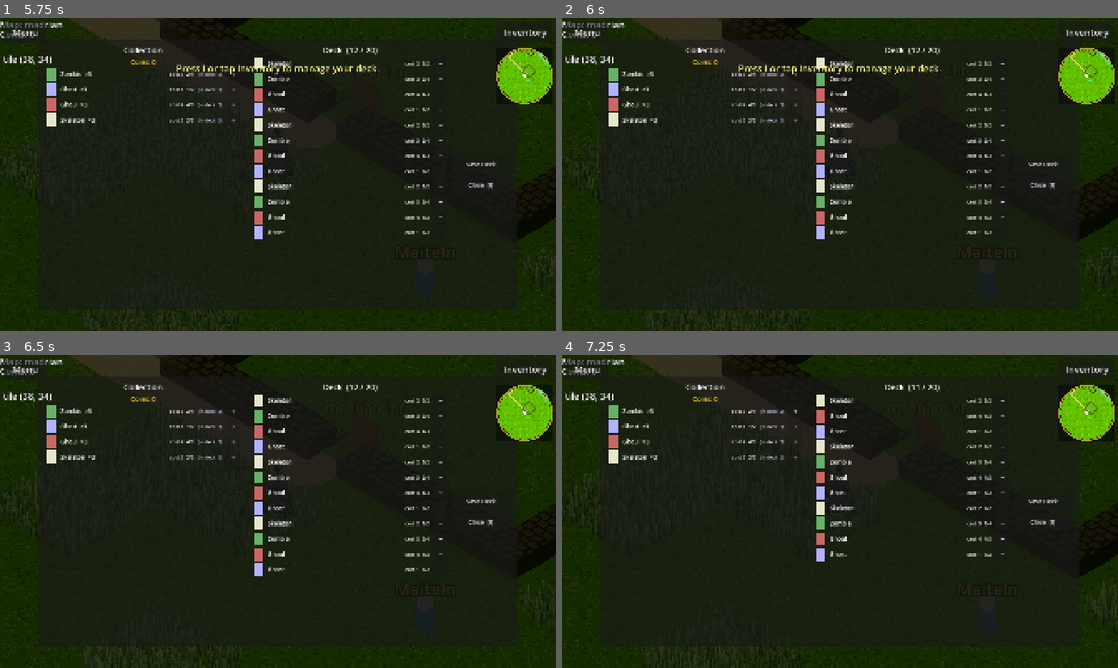
Above: before the commit, frames 1-4 (two rows, left to right).
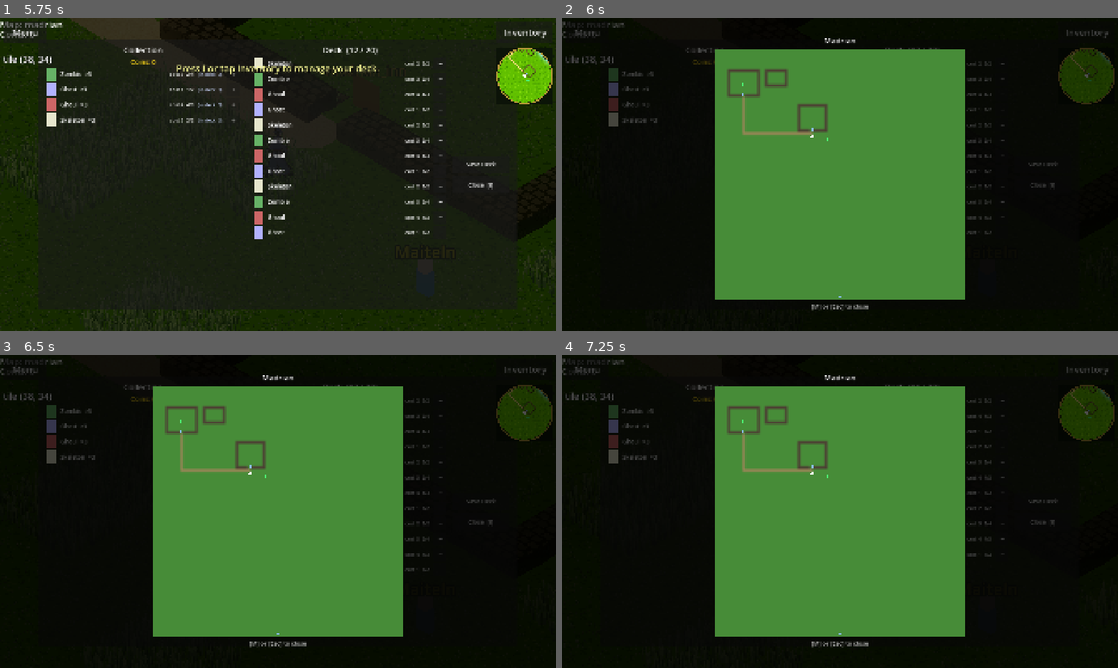
Above: after the commit, the same moments.

Repository: ChrisPauly97/pear-pudding-godot
Game: Godot game, scene res://scenes/ui/MenuScene.tscn
Two runs of this game, one before a commit and one after it. Both use one fixed random seed, a clock stepped at 60 frames per second and the inputs below.
Inputs (mouse positions are in pixels of both pictures, inside the frame that each line leads up to):
- Up to frame 1 (5.75 s): click "New Game" at 0.5 s; click "Venture Here" at 1.25 s; tap I (inventory) at 2, 2.75 s; move the mouse to (250, 237) at 2.02 s; hold W (move_up) 2.03-2.75 s; hold E (interact) 2.03-2.75 s; click (250, 237) at 2.17 s; tap Space (jump) at 2.27 s; drag from (444, 221) to (250, 237) at 2.77 s; click "Inventory" at 3.5 s; click "−" at 4.25 s; click "+" at 5 s
- Up to frame 2 (6 s): click (1084, 74) at 5.77 s
- Up to frame 3 (6.5 s): no input
- Up to frame 4 (7.25 s): click "−" at 6.5 s

Frame 1 is identical in both runs. In frame 2, 62% of the frame differs, in the area x 0-100%, y 0-100%; in frame 3, 62%; in frame 4, 62%.

Commit message:
Make minimap tappable to open map view; add mobile/desktop parity rule
Minimap.gd: add tapped signal + flat Button tap target on top of ring.
WorldScene.gd: extract _open_map_view() helper shared by M-key and
minimap tap; connect minimap.tapped to _open_map_view.
CLAUDE.md: add Mobile/Desktop Feature Parity section with rule,
pattern table, and implementation checklist.

https://claude.ai/code/session_01TAymhrjKjn5yEGcZadyQ8r

Diff:
--- a/scenes/world/Minimap.gd
+++ b/scenes/world/Minimap.gd
@@ -2,7 +2,11 @@
 # WoW-style circular minimap rendered in the HUD top-right corner.
 # Uses a SubViewport sharing the main World3D so the top-down camera
 # sees the live scene without duplicating geometry.
+# Tap/click the minimap to open the full-map view overlay.
 extends Node
+
+## Emitted when the player taps or clicks the minimap.
+signal tapped
 
 ## World units from player centre to the edge of the circular view.
 const VIEW_RADIUS: float = 64.0
@@ -129,6 +133,16 @@
 	ring.position = Vector2(px, py)
 	hud.add_child(ring)
 
+	# ── Transparent tap target (mobile + mouse) ───────────────────────────────
+	# Sits above all other minimap children so it intercepts input first.
+	var tap_btn := Button.new()
+	tap_btn.flat = true
+	tap_btn.size = Vector2(float(sz), float(sz))
+	tap_btn.position = Vector2(px, py)
+	tap_btn.mouse_default_cursor_shape = Control.CURSOR_POINTING_HAND
+	tap_btn.pressed.connect(func() -> void: tapped.emit())
+	hud.add_child(tap_btn)
+
 	# "N" label removed — after the 45° rotation the top of the minimap is
 	# isometric screen-up (world NW), not geographic north.
 
--- a/scenes/world/WorldScene.gd
+++ b/scenes/world/WorldScene.gd
@@ -289,6 +289,7 @@
 	_minimap = Minimap.new()
 	add_child(_minimap)
 	_minimap.setup(self, _hud, _player, _enemy_nodes, _chest_nodes, _door_nodes, _npc_nodes)
+	_minimap.tapped.connect(_open_map_view)
 
 func _exit_tree() -> void:
 	# Wait for any in-flight worker tasks before the GDScript instance is freed.
@@ -958,18 +959,23 @@
 		SaveManager.set_story_flag("tutorial_enemy_tip")
 		_show_tip("Walk into an enemy to start a battle")
 
+func _open_map_view() -> void:
+	if _is_infinite:
+		return
+	if _map_overlay != null:
+		_map_overlay.queue_free()
+		_map_overlay = null
+		return
+	_map_overlay = MapViewOverlay.new()
+	add_child(_map_overlay)
+	_map_overlay.setup(world_map, map_name, _player,
+		_npc_nodes, _active_npc_data,
+		_enemy_nodes, _chest_nodes, _door_nodes)
+	_map_overlay.closed.connect(func() -> void: _map_overlay = null)
+
 func _unhandled_input(event: InputEvent) -> void:
-	if event.is_action_pressed("map_view") and not _is_infinite:
-		if _map_overlay != null:
-			_map_overlay.queue_free()
-			_map_overlay = null
-		else:
-			_map_overlay = MapViewOverlay.new()
-			add_child(_map_overlay)
-			_map_overlay.setup(world_map, map_name, _player,
-				_npc_nodes, _active_npc_data,
-				_enemy_nodes, _chest_nodes, _door_nodes)
-			_map_overlay.closed.connect(func() -> void: _map_overlay = null)
+	if event.is_action_pressed("map_view"):
+		_open_map_view()
 		get_viewport().set_input_as_handled()
 	elif event.is_action_pressed("inventory"):
 		GameBus.inventory_requested.emit()
Not shown, changed: CLAUDE.md
